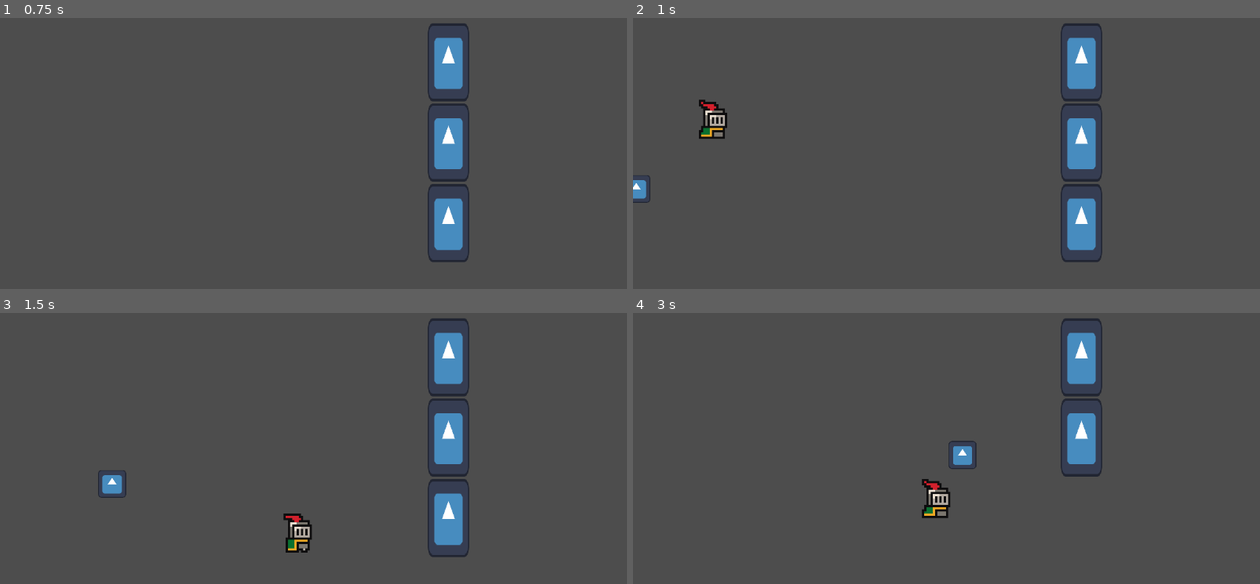
Above: before the commit, frames 1-4 (two rows, left to right).
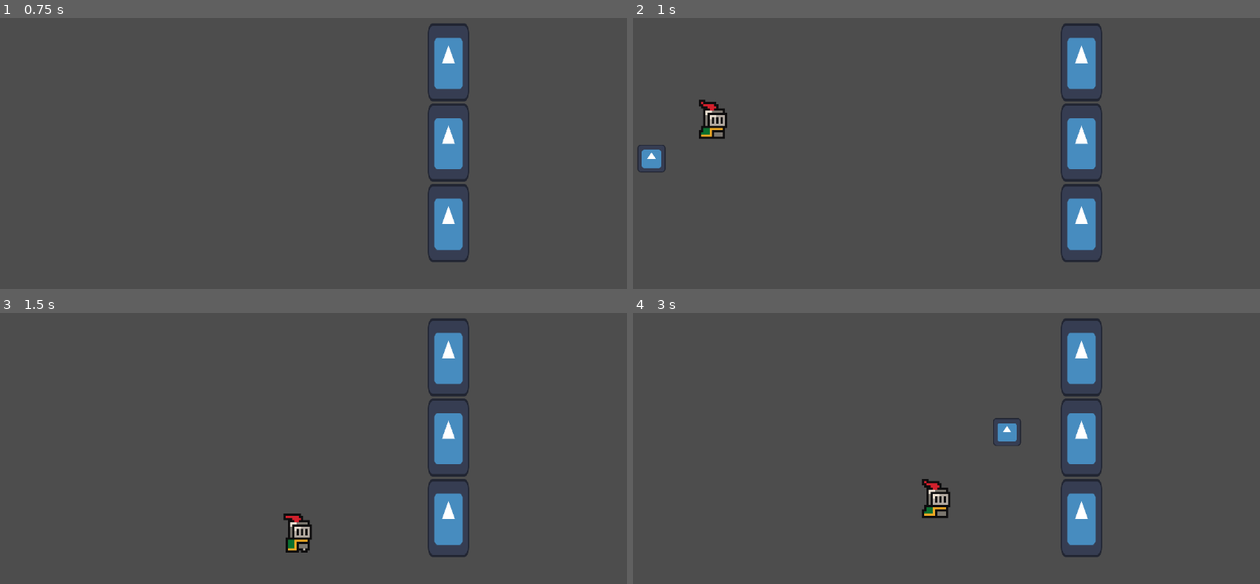
Above: after the commit, the same moments.

Repository: Smoresies/CCG2024Q4
Game: Godot game, scene res://scenes/sandbox.tscn
Two runs of this game, one before a commit and one after it. Both use one fixed random seed, a clock stepped at 60 frames per second and the inputs below. The engine's default icon, where the game draws it, is replaced by a stand-in: a white triangle on a blue panel in a dark square.
Inputs (mouse positions are in pixels of both pictures, inside the frame that each line leads up to):
- Up to frame 1 (0.75 s): tap Enter at 0.5 s; move the mouse to (451, 158) at 0.52 s; hold Right (right) from 0.53 s (still down); click (451, 158) at 0.6 s
- Up to frame 2 (1 s): keep holding Right (right); tap Space (jump) at 0.77, 0.8 s
- Up to frame 3 (1.5 s): keep holding Right (right); tap Space (jump) at 1.07, 1.35 s; move the mouse to (188, 489) at 1.27 s
- Up to frame 4 (3 s): tap Space (jump) at 1.52, 1.82, 2.3 s; click (821, 489) at 1.55 s; move the mouse to (1009, 394) at 2.02 s; release Right (right) at 2.03 s; hold A (left) 2.03-2.78 s; click (1009, 394) at 2.1 s; move the mouse to (915, 543) at 2.77 s; hold Right (right) from 2.78 s (still down); click (915, 543) at 2.85 s

Frame 1 is identical in both runs. In frame 2, 0.5% of the frame differs, in the area x 0-6%, y 46-69%; in frame 3, 0.3%; in frame 4, 1.7%, in the area x 50-75%, y 38-91%.

Commit message:
can now change weapons

Diff:
--- a/prefabs/entity.tscn
+++ b/prefabs/entity.tscn
@@ -62,12 +62,13 @@
 [node name="PlayerInputComponent" type="Node" parent="."]
 script = ExtResource("6_snpov")
 
-[node name="BaseAttackComponent" type="Node" parent="." node_paths=PackedStringArray("attacks", "lock_on_area", "measurement_position")]
+[node name="BaseAttackComponent" type="Node" parent="." node_paths=PackedStringArray("attacks", "lock_on_area", "measurement_position", "projectile_spawn_position")]
 script = ExtResource("6_7ankf")
 attacks = [NodePath("../RangedAttack")]
 lock_on_area = NodePath("../PlayerMovementComponent/Area2D")
 measurement_position = NodePath("../PlayerMovementComponent")
 time_between_target_updates_in_seconds = 0.25
+projectile_spawn_position = NodePath("../PlayerMovementComponent/Marker2D")
 
 [node name="PlayerMovementComponent" type="CharacterBody2D" parent="."]
 script = ExtResource("5_hgkaw")
@@ -87,10 +88,13 @@
 [node name="CollisionPolygon2D" type="CollisionPolygon2D" parent="PlayerMovementComponent/Area2D"]
 polygon = PackedVector2Array(0, 0, 120, 90, 120, -90)
 
+[node name="Marker2D" type="Marker2D" parent="PlayerMovementComponent"]
+position = Vector2(7, -14)
+
 [node name="RangedAttack" type="Node" parent="." node_paths=PackedStringArray("projectile_spawn_position")]
 script = ExtResource("7_v4hhs")
 projectile_scene = ExtResource("4_fm3ym")
-projectile_spawn_position = NodePath("../PlayerMovementComponent")
+projectile_spawn_position = NodePath("../PlayerMovementComponent/Marker2D")
 projectile_speed = 100
 base_attack_damage = 10
 base_attack_cooldown_in_seconds = 1.0
--- a/resources/attack_reference.tres
+++ b/resources/attack_reference.tres
@@ -1,3 +1,10 @@
-[gd_resource type="Resource" format=3 uid="uid://xdn2cbq2iby"]
+[gd_resource type="Resource" script_class="AttackReference" load_steps=4 format=3 uid="uid://xdn2cbq2iby"]
+
+[ext_resource type="PackedScene" uid="uid://dxlg4ylf5vtk8" path="res://prefabs/attacks/ranged_attack1.tscn" id="1_rmfyw"]
+[ext_resource type="PackedScene" uid="uid://dtwb2d20i0de2" path="res://prefabs/attacks/ranged_attack2.tscn" id="2_f00b2"]
+[ext_resource type="Script" path="res://scripts/entity/attacks/attack_reference.gd" id="3_pw7kh"]
 
 [resource]
+script = ExtResource("3_pw7kh")
+attack1 = ExtResource("1_rmfyw")
+attack2 = ExtResource("2_f00b2")
--- a/scenes/sandbox.tscn
+++ b/scenes/sandbox.tscn
@@ -1,12 +1,23 @@
-[gd_scene load_steps=6 format=3 uid="uid://db57whnmfxr41"]
+[gd_scene load_steps=10 format=3 uid="uid://db57whnmfxr41"]
 
 [ext_resource type="PackedScene" uid="uid://cplaaen2uodhm" path="res://prefabs/entity.tscn" id="1_1nb0p"]
 [ext_resource type="PackedScene" uid="uid://c861ph2h6lepr" path="res://prefabs/dummy.tscn" id="2_xqrxo"]
 [ext_resource type="Script" path="res://scripts/entity/projectile_components/base_collidable_object.gd" id="3_igvw7"]
+[ext_resource type="Script" path="res://scripts/status_effect/base_status_effect.gd" id="4_iewji"]
+[ext_resource type="PackedScene" uid="uid://dtwb2d20i0de2" path="res://prefabs/attacks/ranged_attack2.tscn" id="5_0w8vf"]
+[ext_resource type="Script" path="res://scripts/status_effect/replace_attack_status_effect.gd" id="5_q2t0e"]
 
 [sub_resource type="WorldBoundaryShape2D" id="WorldBoundaryShape2D_sj5p0"]
 
 [sub_resource type="RectangleShape2D" id="RectangleShape2D_vau7a"]
+
+[sub_resource type="Resource" id="Resource_1db3t"]
+resource_local_to_scene = true
+resource_name = "ReplacementAttack"
+script = ExtResource("5_q2t0e")
+replacement_attack = ExtResource("5_0w8vf")
+one_shot = true
+effect_duration_in_seconds = 0.0
 
 [node name="Sandbox" type="Node2D"]
 
@@ -41,3 +52,14 @@
 [node name="CollisionShape2D" type="CollisionShape2D" parent="BaseCollidableObject"]
 position = Vector2(198, 200)
 shape = SubResource("RectangleShape2D_vau7a")
+
+[node name="BaseCollidableObject2" type="Area2D" parent="."]
+collision_layer = 0
+script = ExtResource("3_igvw7")
+damage = 1
+healing = 2
+status_effects = Array[ExtResource("4_iewji")]([SubResource("Resource_1db3t")])
+
+[node name="CollisionShape2D" type="CollisionShape2D" parent="BaseCollidableObject2"]
+position = Vector2(168, 200)
+shape = SubResource("RectangleShape2D_vau7a")
--- a/scripts/entity/attacks/ranged_attack.gd
+++ b/scripts/entity/attacks/ranged_attack.gd
@@ -2,7 +2,7 @@
 
 ## The projectile scene to instantiate
 @export var projectile_scene: PackedScene
-@export var projectile_spawn_position: Node2D
+@export var projectile_spawn_position: Marker2D
 @export var projectile_speed: int
 
 func _ready() -> void:
@@ -20,3 +20,6 @@
 
 func cancel_attack(_target_or_direction) -> void:
 	pass
+
+func init_attack(new_projectile_spawn_position: Marker2D) -> void:
+	projectile_spawn_position = new_projectile_spawn_position
--- a/scripts/entity/components/attack_components/base_attack_component.gd
+++ b/scripts/entity/components/attack_components/base_attack_component.gd
@@ -13,6 +13,8 @@
 
 ## The time between target updates in seconds.
 @export var time_between_target_updates_in_seconds: float
+
+@export var projectile_spawn_position: Marker2D
 
 ## Used to continue a coroutine for updating the target.
 var _update_targets: bool = true
@@ -101,3 +103,11 @@
 func _remove_target(_body: Node2D):
 	_num_targets -= 1
 	_update_targets = _num_targets > 0
+
+func replace_attack1(attack_scene: PackedScene) -> void:
+	attacks[0].queue_free()
+	var new_attack: BaseAttack = attack_scene.instantiate()
+	add_child(new_attack)
+	attacks[0] = new_attack
+	if new_attack is RangedAttack:
+		(new_attack as RangedAttack).init_attack(projectile_spawn_position)
--- a/scripts/entity/components/health_and_status_components/base_health_and_status_component.gd
+++ b/scripts/entity/components/health_and_status_components/base_health_and_status_component.gd
@@ -64,7 +64,9 @@
 	on_healed.emit()
 
 func apply_status_effect(status_effect_to_add: BaseStatusEffect) -> void:
-	pass
+	if status_effect_to_add.one_shot:
+		status_effect_to_add.apply_status_effect(get_parent())
+
 
 ## Destroys this entity
 func _die() -> void:
--- a/scripts/entity/components/input_components/base_input_component.gd
+++ b/scripts/entity/components/input_components/base_input_component.gd
@@ -30,33 +30,31 @@
 
 # Called when the node enters the scene tree for the first time.
 func _ready() -> void:
-	push_error('Abstract Class Instaniation Error: %s' % [name])
-	assert (false, 'Abstract Class Instaniation Error: %s' % [name])
+	Utilities.make_abstract_class(name)
 
 
 ## Gets if the jump input just started. Needs to be overwrote.
 func jump_input_started() -> bool:
-	push_error('Abstract Method Not Implemented Error: %s' % [name])
-	assert (false, 'Abstract Method Not Implemented Error: %s' % [name])
+	Utilities.make_abstract_function(name)
 	return false
 
 
 ## Gets if the jump input is currently pressed. Needs to be overwrote.
 func jump_input() -> bool:
-	push_error('Abstract Method Not Implemented Error: %s' % [name])
-	assert (false, 'Abstract Method Not Implemented Error: %s' % [name])
+	Utilities.make_abstract_function(name)
+
 	return false
 
 
 ## Gets if the jump input just finished. Needs to be overwrote.
 func jump_input_cancelled() -> bool:
-	push_error('Abstract Method Not Implemented Error: %s' % [name])
-	assert (false, 'Abstract Method Not Implemented Error: %s' % [name])
+	Utilities.make_abstract_function(name)
+
 	return false
 
 
 ## Gets the current combined left and right input. Needs to be overwrote.
 func horizontal_movement_input() -> float:
-	push_error('Abstract Method Not Implemented Error: %s' % [name])
-	assert (false, 'Abstract Method Not Implemented Error: %s' % [name])
+	Utilities.make_abstract_function(name)
+
 	return 0
--- a/scripts/entity/components/movement_components/base_movement_component.gd
+++ b/scripts/entity/components/movement_components/base_movement_component.gd
@@ -29,8 +29,7 @@
 
 # Called when the node enters the scene tree for the first time.
 func _ready() -> void:
-	push_error('Abstract Class Instaniation Error: %s' % [name])
-	assert (false, 'Abstract Class Instaniation Error: %s' % [name])
+	Utilities.make_abstract_class(name)
 
 
 ## Determines whether or not the entity is grounded or airborne this frame and
@@ -45,26 +44,22 @@
 ## What the entity does when it receives movement input. Should be implemented in child class.
 @warning_ignore("UNUSED_PARAMETER")
 func on_movement_input(horizontal_vector2: float) -> void:
-	push_error('Abstract Method Not Implemented Error: %s' % [name])
-	assert (false, 'Abstract Method Not Implemented Error: %s' % [name])
+	Utilities.make_abstract_function(name)
 
 
 ## What the entity does when it receives jump started input. Should be implemented in child class.
 func on_jump_input_started() -> void:
-	push_error('Abstract Method Not Implemented Error: %s' % [name])
-	assert (false, 'Abstract Method Not Implemented Error: %s' % [name])
+	Utilities.make_abstract_function(name)
 
 
 ## What the entity does when it receives jump input. Should be implemented in child class.
 func on_jump_input() -> void:
-	push_error('Abstract Method Not Implemented Error: %s' % [name])
-	assert (false, 'Abstract Method Not Implemented Error: %s' % [name])
+	Utilities.make_abstract_function(name)
 
 
 ## What the entity does when it receives jump cancelled input. Should be implemented in child class.
 func on_jump_input_cancelled() -> void:
-	push_error('Abstract Method Not Implemented Error: %s' % [name])
-	assert (false, 'Abstract Method Not Implemented Error: %s' % [name])
+	Utilities.make_abstract_function(name)
 
 
 ## Calls the movement signals using the given velocity and previous velocity
--- a/scripts/entity/projectile_components/base_collidable_object.gd
+++ b/scripts/entity/projectile_components/base_collidable_object.gd
@@ -14,11 +14,11 @@
 	_deal_damage(parent)
 	_heal_health(parent)
 	_apply_status_effects(parent)
+	queue_free()
 
 func _deal_damage(entity: BaseEntity) -> void:
 	var parent_health_component: BaseHealthAndStatusComponent = entity.health_and_status_component
 	parent_health_component.take_damage(damage)
-	queue_free()
 
 func _heal_health(entity: BaseEntity) -> void:
 	var parent_health_component: BaseHealthAndStatusComponent = entity.health_and_status_component
--- a/scripts/status_effect/base_status_effect.gd
+++ b/scripts/status_effect/base_status_effect.gd
@@ -1 +1,7 @@
 class_name BaseStatusEffect extends Resource
+
+@export var one_shot: bool
+@export var effect_duration_in_seconds: float
+
+func apply_status_effect(_entity: BaseEntity) -> void:
+    Utilities.make_abstract_function(get_name())
--- /dev/null
+++ b/scripts/status_effect/replace_attack_status_effect.gd
@@ -0,0 +1,6 @@
+class_name ReplaceAttackStatusEffect extends BaseStatusEffect
+
+@export var replacement_attack: PackedScene
+
+func apply_status_effect(entity: BaseEntity) -> void:
+    entity.attack_component.replace_attack1(replacement_attack)
--- /dev/null
+++ b/scripts/utilities.gd
@@ -0,0 +1,9 @@
+class_name Utilities extends RefCounted
+
+static func make_abstract_class(name: String) -> void:
+	push_error('Abstract Class Instaniation Error: %s' % name)
+	assert (false, 'Abstract Class Instaniation Error: %s' % name)
+
+static func make_abstract_function(name: String) -> void:
+	push_error('Abstract Method Not Implemented Error: %s' % name)
+	assert (false, 'Abstract Method Not Implemented Error: %s' % name)
